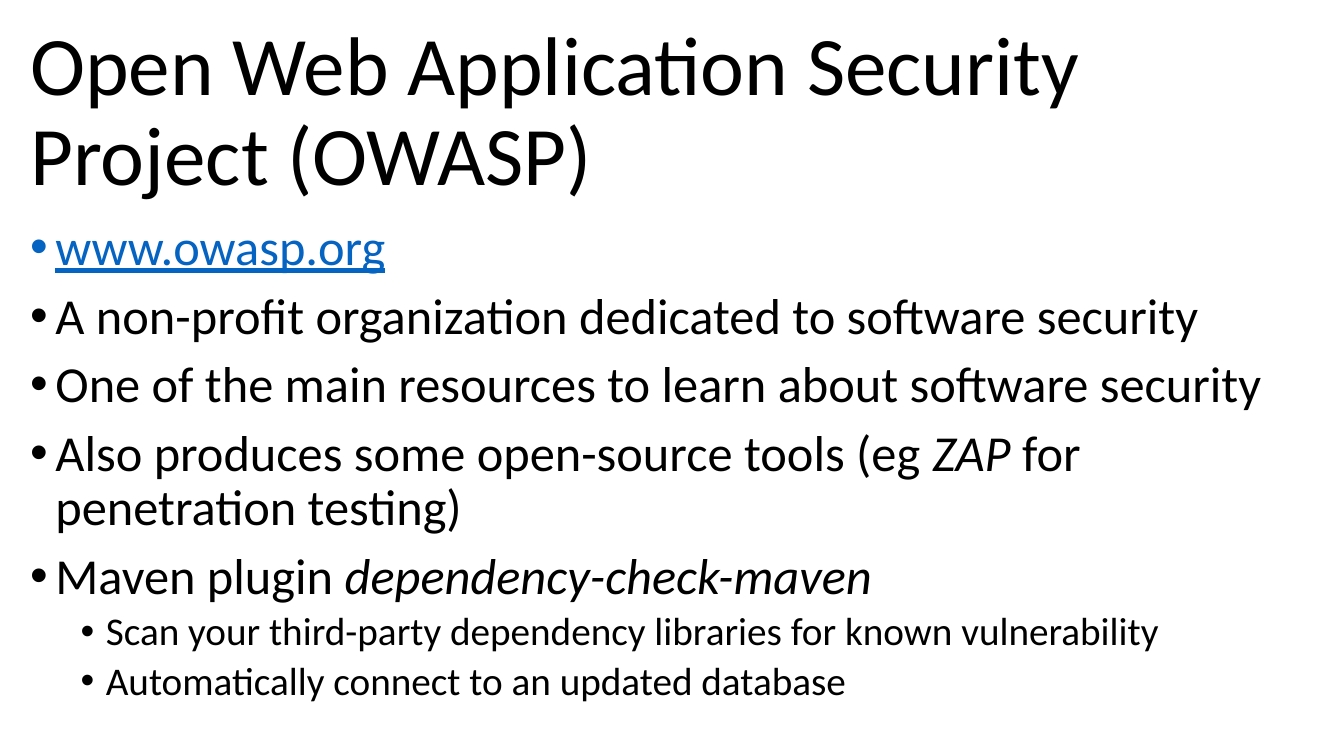
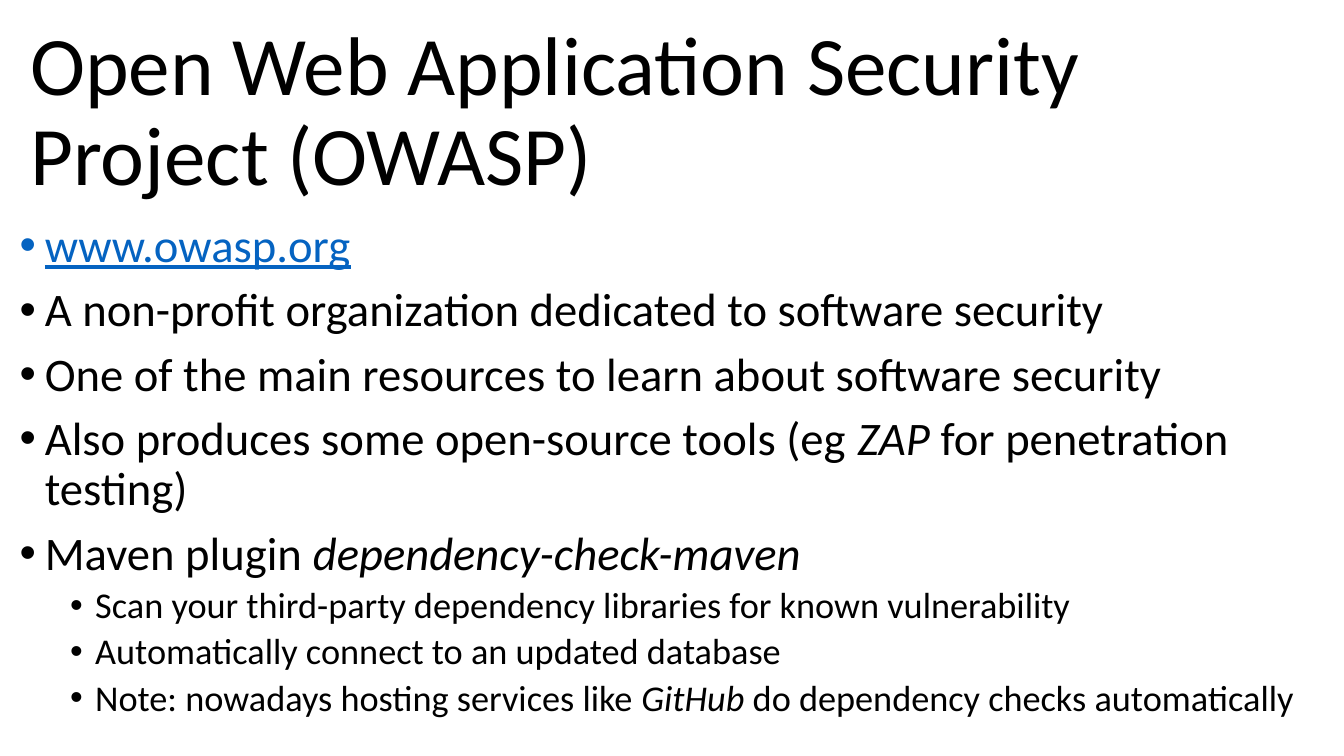
Before and after one commit to arcuri82/testing_security_development_enterprise_systems, a slide deck: slide 30 of doc/intro/slides/lesson_10_security.pptx (slide 29 before the commit). Drawn at 1344x756 pixels with LibreOffice and Linux fonts; fonts in the diff are those of the drawing. Boxes give left, top, right and bottom in pixels: in the first picture for what was removed or moved away, otherwise in the second. Text is boxed around its words. In the diff, an @@ line names an element or a change of style, - is before the commit and + after.

```diff
--- a/doc/intro/slides/lesson_10_security.pptx
+++ b/doc/intro/slides/lesson_10_security.pptx
@@ text "www.owasp.org": place and size @@
-text "www.owasp.org" at <box>55,240,1261,702</box>
+text "www.owasp.org" at <box>45,239,1294,718</box>
@@ text at <box>45,239,1228,670</box>: size 36 to 33.3 pt in "www.owasp.org", "A non-profit organization dedicated to software security", "One of the main resources to learn ...", "Also produces some open-source tools (eg ZAP ..." and 1 more places; size 28 to 25.9 pt in "Scan your third-party dependency libraries for known ...", "Automatically connect to an updated database" @@
@@ text at <box>95,685,1294,718</box>: paragraph added @@
+  • Note: nowadays hosting services like GitHub do dependency checks automatically
```
Also in this commit, not shown: 1 other slide changed, 1 slide added, 2 other files.
